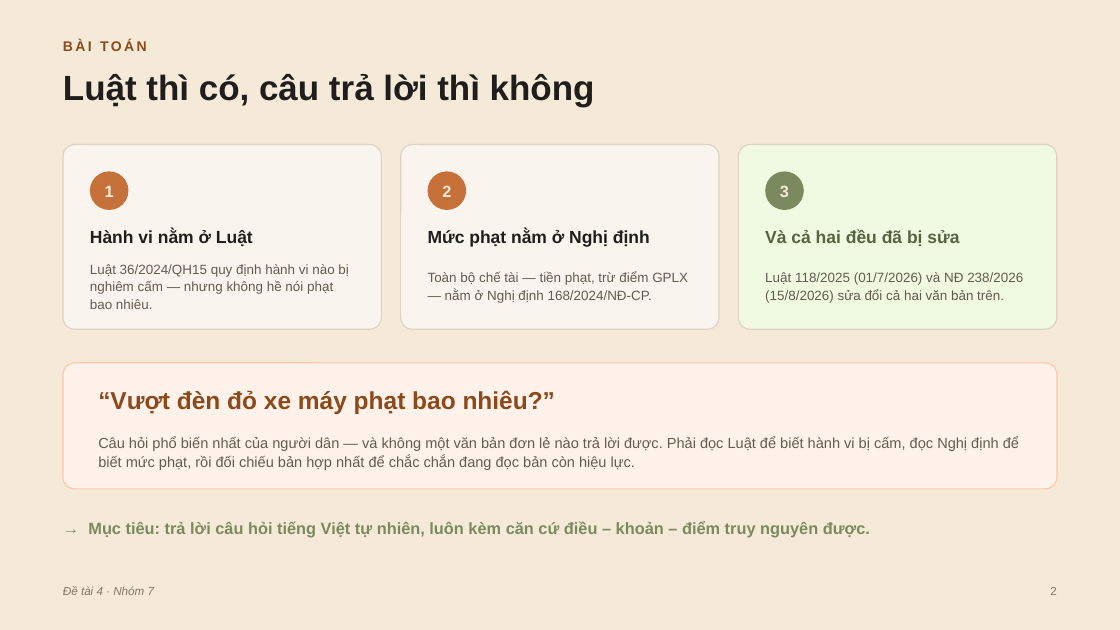
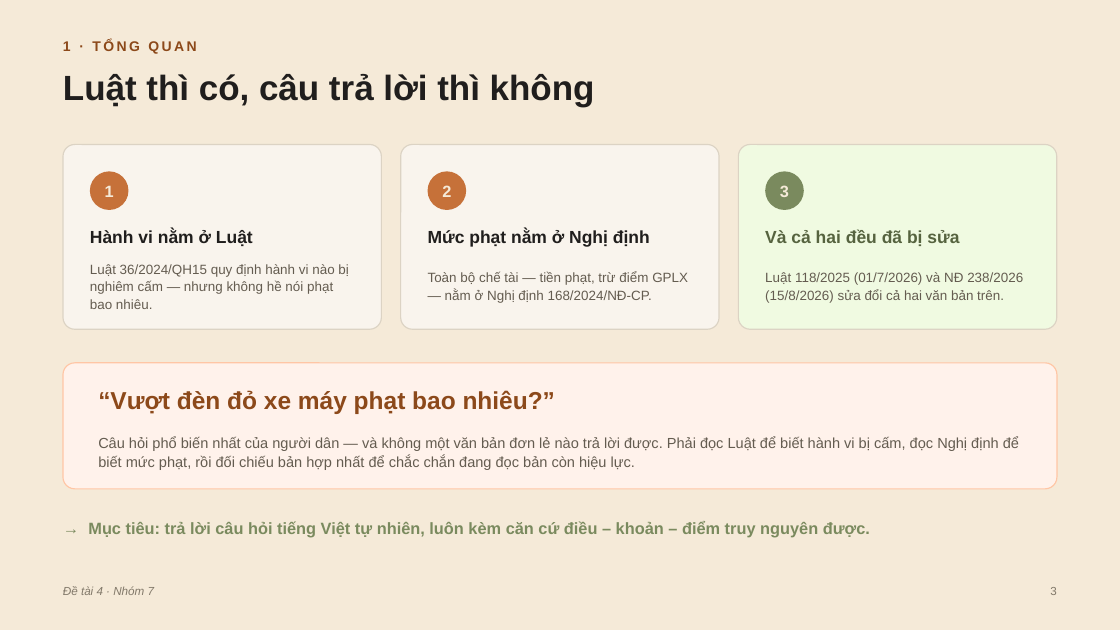
Before and after one commit to minhdang900/uit-traffic-law-lookup-system, a slide deck: slide 3 of docs/Slide_Nhom7_CS106.pptx (slide 2 before the commit). Drawn at 1120x630 pixels with LibreOffice and Linux fonts; fonts in the diff are those of the drawing. Boxes give left, top, right and bottom in pixels: in the first picture for what was removed or moved away, otherwise in the second. Text is boxed around its words. In the diff, an @@ line names an element or a change of style, - is before the commit and + after.

```diff
--- a/docs/Slide_Nhom7_CS106.pptx
+++ b/docs/Slide_Nhom7_CS106.pptx
@@ text at <box>63,40,196,54</box>: text changed @@
-BÀI TOÁN
+1 · TỔNG QUAN
```
Also in this commit, not shown: 9 other slides changed, 10 slides added, 17 other files.
